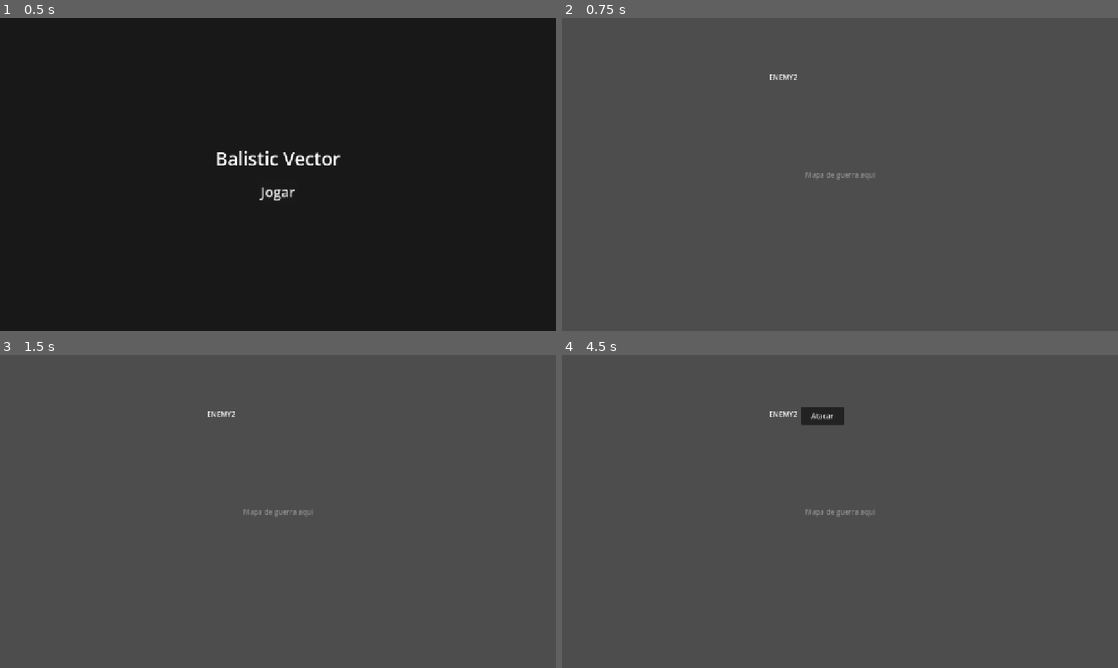
Above: before the commit, frames 1-4 (two rows, left to right).
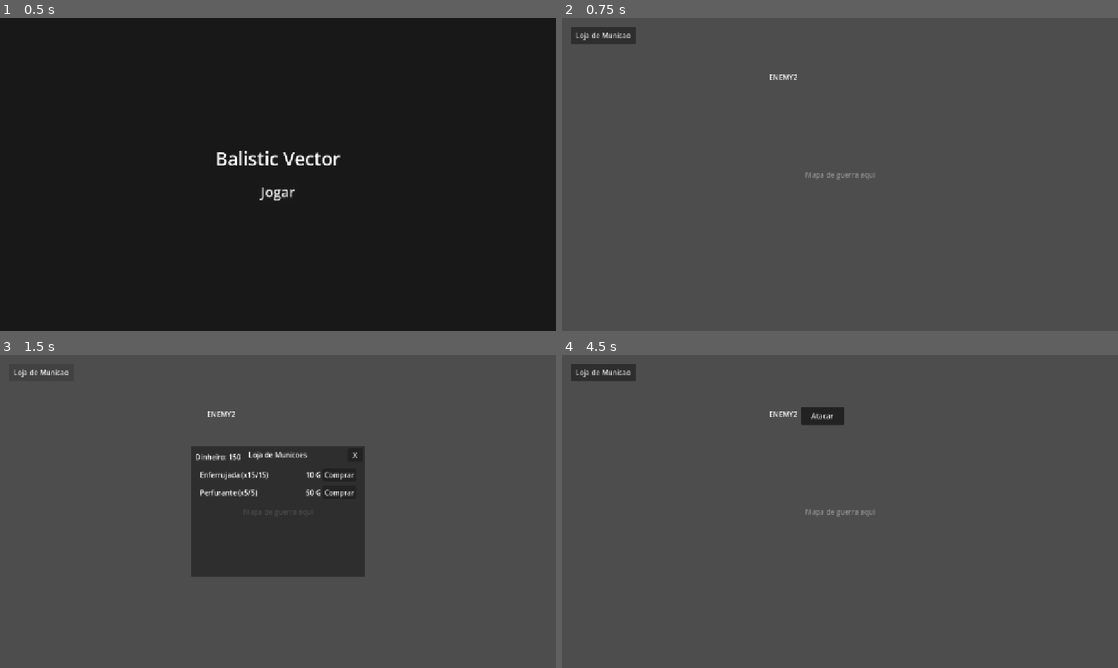
Above: after the commit, the same moments.

Repository: gaab0418/BallisticVector
Game: Godot game, scene res://scenes/menu_play/menu_play.tscn
Two runs of this game, one before a commit and one after it. Both use one fixed random seed, a clock stepped at 60 frames per second and the inputs below.
Inputs (mouse positions are in pixels of both pictures, inside the frame that each line leads up to):
- Up to frame 1 (0.5 s): no input
- Up to frame 2 (0.75 s): click "Jogar" at 0.5 s
- Up to frame 3 (1.5 s): click (38, 373) at 1.25 s, where only the run after the commit has a clickable "Loja de Municao"
- Up to frame 4 (4.5 s): click (901, 473) at 2 s, where only the run after the commit has a clickable "Comprar"; click (901, 492) at 2.75 s, where only the run after the commit has a clickable "Comprar"; click (917, 455) at 3.5 s, where only the run after the commit has a clickable "X"; tap Enter (ui_accept) at 4.25 s; move the mouse to (784, 414) at 4.27 s; hold Right (ui_right) from 4.28 s (still down); hold Shift from 4.28 s (still down); click (784, 414) at 4.42 s

Frame 1 is identical in both runs. In frame 2, 0.6% of the frame differs, in the area x 1-14%, y 2-9%; in frame 3, 13%, in the area x 2-66%, y 4-71%; in frame 4, 0.6%.

Commit message:
feat: implement ammunition system with Resource-based data, shop logic, and ballistic projectile aiming

Diff:
--- a/assets/resources/ammo_enferrujada.tres
+++ b/assets/resources/ammo_enferrujada.tres
@@ -10,4 +10,5 @@
 precision = -0.5
 damage = 8
 max_ammo = 15
+price = 10
 color = Color(0.5, 0.35, 0.15, 1)
--- a/assets/resources/ammo_perfurante.tres
+++ b/assets/resources/ammo_perfurante.tres
@@ -10,4 +10,5 @@
 precision = 0.9
 damage = 35
 max_ammo = 5
+price = 50
 color = Color(0.2, 0.9, 1, 1)
--- a/project.godot
+++ b/project.godot
@@ -14,6 +14,10 @@
 run/main_scene="uid://d2ethghqw1yei"
 config/features=PackedStringArray("4.6", "GL Compatibility")
 config/icon="res://icon.svg"
+
+[autoload]
+
+Global="*res://scripts/global.gd"
 
 [display]
 
--- a/scenes/arena/arena.gd
+++ b/scenes/arena/arena.gd
@@ -54,9 +54,12 @@
 	ammo_types.append(enferrujada)
 	ammo_types.append(perfurante)
 
-	# Inicializar contadores com o max_ammo de cada tipo
+	# Inicializar contadores com o inventário global
 	for ammo in ammo_types:
-		ammo_counts.append(ammo.max_ammo)
+		if Global.ammo_inventory.has(ammo.ammo_name):
+			ammo_counts.append(Global.ammo_inventory[ammo.ammo_name])
+		else:
+			ammo_counts.append(0)
 
 func _get_current_ammo() -> AmmoData:
 	return ammo_types[current_ammo_index]
@@ -131,6 +134,7 @@
 		return
 
 	ammo_counts[current_ammo_index] -= 1
+	Global.ammo_inventory[ammo.ammo_name] = ammo_counts[current_ammo_index]
 	_update_hud()
 
 	# Criar o projétil como um ColorRect dentro de um Node2D
--- a/scenes/war_map/war_map.gd
+++ b/scenes/war_map/war_map.gd
@@ -1,20 +1,52 @@
 extends Control
 
+@onready var shop_panel = $ShopPanel
+@onready var money_label = $ShopPanel/MoneyLabel
+@onready var label_enf = $ShopPanel/VBoxContainer/Item1/Name
+@onready var label_perf = $ShopPanel/VBoxContainer/Item2/Name
 
-## Called when the node enters the scene tree for the first time.
-#func _ready() -> void:
-	#pass # Replace with function body.
-#
-#
-## Called every frame. 'delta' is the elapsed time since the previous frame.
-#func _process(delta: float) -> void:
-	#pass
+var ammo_enf: AmmoData
+var ammo_perf: AmmoData
 
+func _ready() -> void:
+	ammo_enf = load("res://assets/resources/ammo_enferrujada.tres") as AmmoData
+	ammo_perf = load("res://assets/resources/ammo_perfurante.tres") as AmmoData
+	update_shop_ui()
+
+func update_shop_ui() -> void:
+	if money_label:
+		money_label.text = "Dinheiro: " + str(Global.money)
+
+	var count_enf = Global.ammo_inventory.get(ammo_enf.ammo_name, 0)
+	var count_perf = Global.ammo_inventory.get(ammo_perf.ammo_name, 0)
+
+	if label_enf:
+		label_enf.text = ammo_enf.ammo_name + " (x" + str(count_enf) + "/" + str(ammo_enf.max_ammo) + ")"
+	if label_perf:
+		label_perf.text = ammo_perf.ammo_name + " (x" + str(count_perf) + "/" + str(ammo_perf.max_ammo) + ")"
+
+func _on_shop_button_pressed() -> void:
+	shop_panel.visible = not shop_panel.visible
+	update_shop_ui()
+
+func _on_close_shop_button_pressed() -> void:
+	shop_panel.visible = false
+
+func _on_buy_button_1_pressed() -> void:
+	_buy_ammo(ammo_enf)
+
+func _on_buy_button_2_pressed() -> void:
+	_buy_ammo(ammo_perf)
+
+func _buy_ammo(ammo: AmmoData) -> void:
+	var current_count = Global.ammo_inventory.get(ammo.ammo_name, 0)
+	if Global.money >= ammo.price and current_count < ammo.max_ammo:
+		Global.money -= ammo.price
+		Global.ammo_inventory[ammo.ammo_name] = current_count + 1
+		update_shop_ui()
 
 func _on_area_2d_input_event(viewport: Node, event: InputEvent, shape_idx: int) -> void:
-	# 1. Verifica se o evento é um clique de botão do mouse
 	if event is InputEventMouseButton:
-		# 2. Verifica se é o botão esquerdo E se ele acabou de ser pressionado (clique)
 		if event.button_index == MOUSE_BUTTON_LEFT and event.pressed:
 			$AttackPopup.visible = not $AttackPopup.visible
 
--- a/scenes/war_map/war_map.tscn
+++ b/scenes/war_map/war_map.tscn
@@ -70,5 +70,108 @@
 grow_vertical = 2
 text = "Atacar"
 
+[node name="ShopButton" type="Button" parent="."]
+layout_mode = 0
+offset_left = 20.0
+offset_top = 20.0
+offset_right = 170.0
+offset_bottom = 60.0
+text = "Loja de Municao"
+
+[node name="ShopPanel" type="Panel" parent="."]
+visible = false
+layout_mode = 1
+anchors_preset = 8
+anchor_left = 0.5
+anchor_top = 0.5
+anchor_right = 0.5
+anchor_bottom = 0.5
+offset_left = -200.0
+offset_top = -150.0
+offset_right = 200.0
+offset_bottom = 150.0
+grow_horizontal = 2
+grow_vertical = 2
+
+[node name="Title" type="Label" parent="ShopPanel"]
+layout_mode = 1
+anchors_preset = 10
+anchor_right = 1.0
+offset_bottom = 40.0
+grow_horizontal = 2
+text = "Loja de Municoes"
+horizontal_alignment = 1
+vertical_alignment = 1
+
+[node name="MoneyLabel" type="Label" parent="ShopPanel"]
+layout_mode = 1
+offset_left = 10.0
+offset_top = 10.0
+offset_right = 150.0
+offset_bottom = 40.0
+text = "Dinheiro: 0"
+vertical_alignment = 1
+
+[node name="VBoxContainer" type="VBoxContainer" parent="ShopPanel"]
+layout_mode = 1
+anchors_preset = 15
+anchor_right = 1.0
+anchor_bottom = 1.0
+offset_left = 20.0
+offset_top = 50.0
+offset_right = -20.0
+offset_bottom = -20.0
+grow_horizontal = 2
+grow_vertical = 2
+theme_override_constants/separation = 10
+
+[node name="Item1" type="HBoxContainer" parent="ShopPanel/VBoxContainer"]
+layout_mode = 2
+
+[node name="Name" type="Label" parent="ShopPanel/VBoxContainer/Item1"]
+layout_mode = 2
+size_flags_horizontal = 3
+text = "Enferrujada (x15)"
+
+[node name="Price" type="Label" parent="ShopPanel/VBoxContainer/Item1"]
+layout_mode = 2
+text = "10 G"
+
+[node name="BuyButton1" type="Button" parent="ShopPanel/VBoxContainer/Item1"]
+layout_mode = 2
+text = "Comprar"
+
+[node name="Item2" type="HBoxContainer" parent="ShopPanel/VBoxContainer"]
+layout_mode = 2
+
+[node name="Name" type="Label" parent="ShopPanel/VBoxContainer/Item2"]
+layout_mode = 2
+size_flags_horizontal = 3
+text = "Perfurante (x5)"
+
+[node name="Price" type="Label" parent="ShopPanel/VBoxContainer/Item2"]
+layout_mode = 2
+text = "50 G"
+
+[node name="BuyButton2" type="Button" parent="ShopPanel/VBoxContainer/Item2"]
+layout_mode = 2
+text = "Comprar"
+
+[node name="CloseShopButton" type="Button" parent="ShopPanel"]
+layout_mode = 1
+anchors_preset = 1
+anchor_left = 1.0
+anchor_right = 1.0
+offset_left = -40.0
+offset_top = 5.0
+offset_right = -5.0
+offset_bottom = 36.0
+grow_horizontal = 0
+text = "X"
+
 [connection signal="input_event" from="Enemy2/Area2D" to="." method="_on_area_2d_input_event"]
 [connection signal="pressed" from="AttackPopup/AttackButton" to="." method="_on_attack_button_pressed"]
+[connection signal="pressed" from="ShopButton" to="." method="_on_shop_button_pressed"]
+[connection signal="pressed" from="ShopPanel/CloseShopButton" to="." method="_on_close_shop_button_pressed"]
+[connection signal="pressed" from="ShopPanel/VBoxContainer/Item1/BuyButton1" to="." method="_on_buy_button_1_pressed"]
+[connection signal="pressed" from="ShopPanel/VBoxContainer/Item2/BuyButton2" to="." method="_on_buy_button_2_pressed"]
--- a/scripts/ammo_data.gd
+++ b/scripts/ammo_data.gd
@@ -7,4 +7,5 @@
 @export var precision: float = 0.3      # 1.0 = perfeita, 0.0 = ruim, negativo = muito difícil
 @export var damage: int = 10
 @export var max_ammo: int = 10
+@export var price: int = 10
 @export var color: Color = Color(1.0, 0.85, 0.2, 1.0)  # Cor do projétil
--- /dev/null
+++ b/scripts/global.gd
@@ -0,0 +1,7 @@
+extends Node
+
+var money: int = 150
+var ammo_inventory: Dictionary = {
+	"Enferrujada": 15,
+	"Perfurante": 5
+}
Not shown, added: scripts/global.gd.uid
